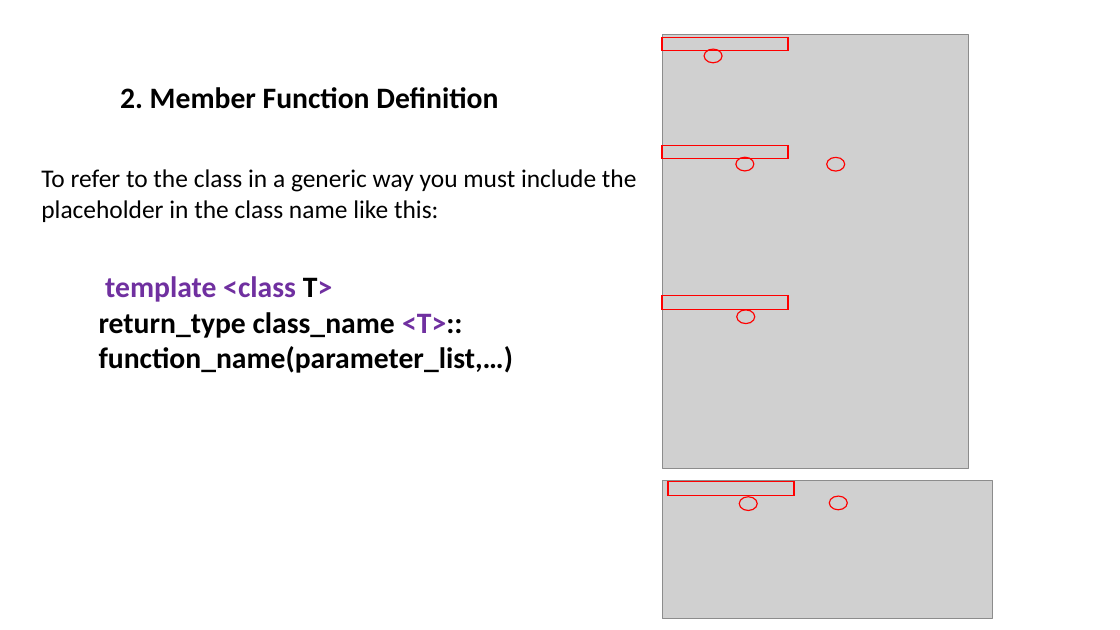
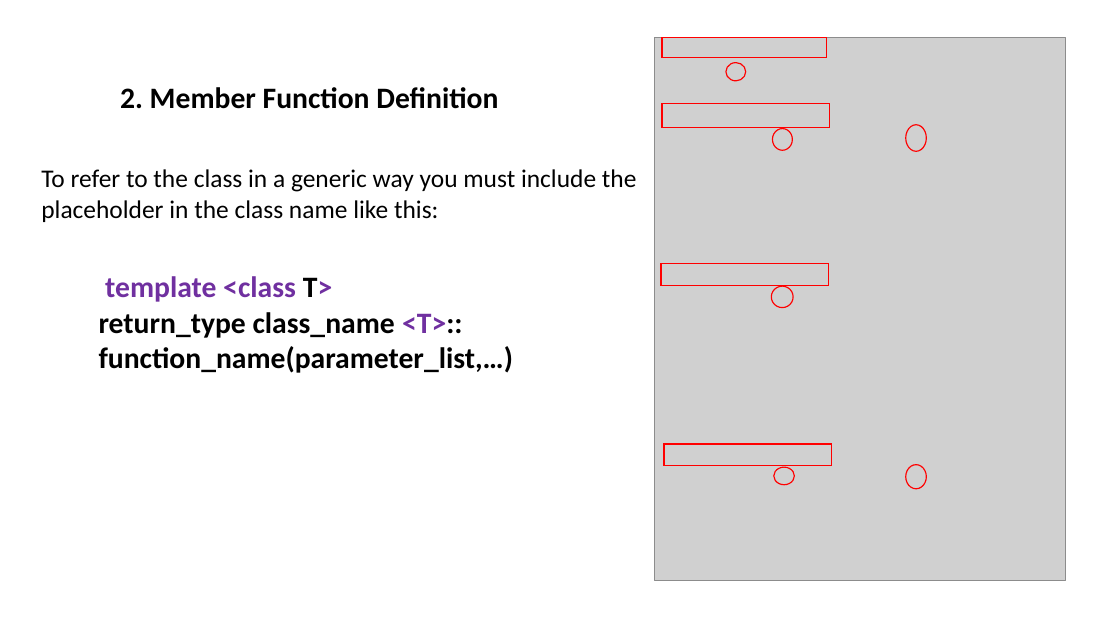
Before and after one commit to ShiqiYu/CPP, a slide deck: slide 22 of week13/Lab13.pptx (slide 27 before the commit). Drawn at 1120x630 pixels with LibreOffice and Linux fonts; fonts in the diff are those of the drawing; grey boxes stand for pictures; background and template pictures are left out. Boxes give left, top, right and bottom in pixels: in the first picture for what was removed or moved away, otherwise in the second. Text is boxed around its words. In the diff, an @@ line names an element or a change of style, - is before the commit and + after.

```diff
--- a/week13/Lab13.pptx
+++ b/week13/Lab13.pptx
@@ picture: place and size @@
-picture at (662,34,968,468)
+picture at (655,37,1065,581)
@@ rectangle: place and size @@
-rectangle at (662,37,788,50)
+rectangle at (662,37,827,58)
@@ ellipse: place and size @@
-ellipse at (704,49,722,62)
+ellipse at (726,63,746,82)
@@ rectangle: place and size @@
-rectangle at (662,145,788,159)
+rectangle at (662,103,829,127)
@@ ellipse: place and size @@
-ellipse at (736,157,754,171)
+ellipse at (773,129,793,150)
@@ ellipse: place and size @@
-ellipse at (827,157,844,171)
+ellipse at (906,124,927,151)
@@ rectangle: place and size @@
-rectangle at (662,296,788,309)
+rectangle at (661,264,828,286)
@@ ellipse: place and size @@
-ellipse at (737,310,755,323)
+ellipse at (771,287,793,308)
@@ rectangle: place and size @@
-rectangle at (668,481,794,495)
+rectangle at (665,444,832,466)
@@ ellipse: place and size @@
-ellipse at (739,497,757,510)
+ellipse at (774,467,795,485)
@@ ellipse: place and size @@
-ellipse at (829,497,847,510)
+ellipse at (906,465,927,489)
@@ picture removed at (662,481,992,619) @@
```
Also in this commit, not shown: 5 other slides changed, 13 slides added, 9 slides removed.
